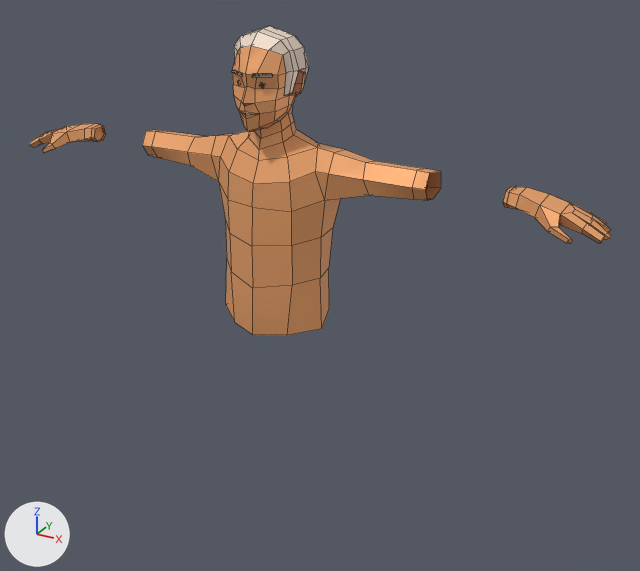
Two versions of the Blender file Assets/_Project/__Avatar_System2.0/Male/1. Blender/Male_Body_Reg-White.blend, one commit apart.
Both versions are drawn from a 50 mm camera at (1.285, -2.071, 2.113) aimed at (0.106, 0.073, 1.041). Arrows for +X, +Y and +Z are at lower left; the lights stay in place. The picture after the commit comes second. Mesh edges are drawn as thin lines.

The first picture shows 'Male_Hair_Reg_White', 'Male_Hands_Body', 'Male_Head_Body', 'Male_Torso_Body'.
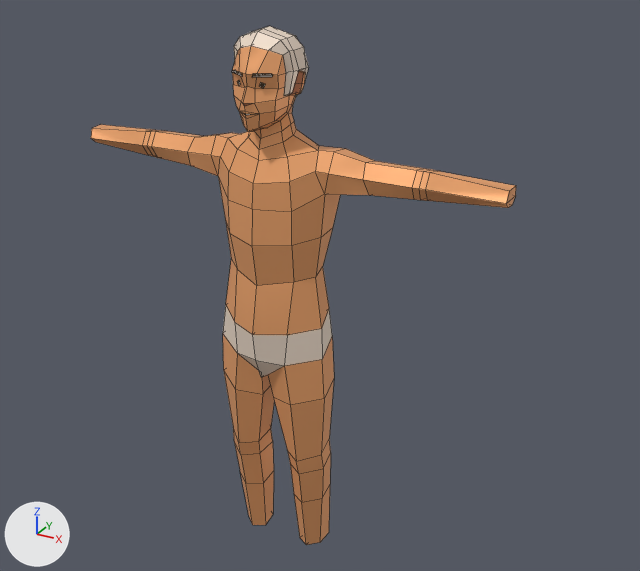
Boxes (x1, y1, x2, y2) around the edits, measured in the pictures (640 x 571 px):
'Male_Torso_Body', reshaped
    before: (91, 125, 516, 335)
    after: (91, 124, 516, 335)
'Male_Legs_Body', shown (brown)
    after: (223, 305, 334, 545)
'Male_Hands_Body', hidden
    before: (30, 124, 611, 243)
part 1 of me_mesh_046, built on
    before: (91, 125, 516, 206)
    after: (91, 124, 516, 208)
part 2 of me_mesh_046, cut back
    both: (189, 131, 371, 335)
part 3 of me_mesh_047, built on (brown)
    after: (234, 323, 331, 545)
part 4 of me_mesh_047, surface changed (brown)
    after: (223, 305, 334, 524)

What changed in the scene script:
```text
Change me_mesh_046:
    used by ob_male_torso_body; location = (0.0, 0.0, 0.0)
    verts and faces of me_mesh_046; kept vertices keep their numbers, new ones are numbered from 63
    before: 6 (0.176, -0.028, 1.35) at pixel (324, 200), 8 (0.175, 0.074, 1.337), 11 (0.189, 0.071, 1.47) at pixel (346, 149), 12 (0.193, -0.005, 1.48) at pixel (334, 152), 13 (0.145, -0.013, 1.489) at pixel (317, 147)
    before: 17 (0.17, -0.031, 0.958) at pixel (321, 328), 19 (0.091, -0.099, 0.946) at pixel (287, 335), 20 (0.0, -0.122, 1.33) at pixel (252, 207), 24 (0.105, 0.067, 1.478) at pixel (318, 143), 30 (0.0, 0.091, 1.221)
    before: 31 (0.0, 0.096, 0.978), 35 (0.145, 0.06, 0.979) at pixel (329, 308), 36 (0.0, -0.141, 0.944) at pixel (252, 334), 43 (0.0, 0.093, 1.098), 44 (0.161, -0.025, 1.113) at pixel (320, 278)
    before: 45 (0.104, -0.088, 1.104) at pixel (292, 285), 46 (0.0, -0.133, 1.089) at pixel (252, 288), 47 (0.14, 0.065, 1.109) at pixel (328, 267)
    remove me_mesh_046.from_pydata(...)  # 63 vertices, 46 faces; spans x 0.0..0.681, y -0.141..0.105, z 0.944..1.517
    add me_mesh_046.from_pydata(...)  # 69 vertices, 61 faces; spans x 0.0..0.681, y -0.141..0.105, z 0.944..1.517
    me_mesh_046 part 1
    7 faces are deleted
    6 vertices are added at (0.45, 0.069, 1.449), (0.449, 0.084, 1.396), (0.439, 0.052, 1.373), (0.446, 0.009, 1.46), (0.445, -0.015, 1.42), (0.442, 0.008, 1.382)
    20 new faces join them
    me_mesh_046 part 2
    add verts[6] = (0.176, -0.028, 1.367)  # moved, pixel (324, 194)
    add verts[8] = (0.175, 0.074, 1.354)  # moved
    add verts[11] = (0.189, 0.071, 1.473)  # moved, pixel (346, 148)
    add verts[12] = (0.193, -0.005, 1.483)  # moved, pixel (334, 151)
    add verts[13] = (0.147, -0.013, 1.482)  # moved, pixel (318, 150)
    add verts[24] = (0.107, 0.067, 1.471)  # moved, pixel (319, 145)
    add verts[20] = (0.0, -0.122, 1.323)  # moved, pixel (252, 209)
    add verts[30] = (0.0, 0.081, 1.221)  # moved
    add verts[43] = (0.0, 0.078, 1.098)  # moved
    add verts[44] = (0.145, -0.025, 1.113)  # moved, pixel (315, 277)
    add verts[45] = (0.097, -0.066, 1.104)  # moved, pixel (293, 282)
    add verts[46] = (0.0, -0.111, 1.089)  # moved, pixel (256, 285)
    add verts[47] = (0.12, 0.065, 1.109)  # moved, pixel (322, 266)
    add faces += [(19, 36, 31, 35), (17, 19, 35)]
Change me_mesh_047:
    used by ob_male_legs_body; location = (0.0, 0.0, 0.0)
    remove me_mesh_047.from_pydata(...)  # 508 vertices, 460 faces; spans x -0.681..0.681, y -0.141..0.115, z 0.131..1.517
    add me_mesh_047.from_pydata(...)  # 46 vertices, 40 faces; spans x 0.0..0.183, y -0.141..0.099, z 0.131..0.979
    me_mesh_047 part 3
    218 vertices are removed from x -0.681..0.681, y -0.136..0.115, z 0.131..1.517
    211 faces are deleted
    6 vertices move from x 0.042..0.171, y -0.037..0.081, z 0.148..0.517 to x 0.057..0.166, y -0.037..0.061, z 0.323..0.517
    10 vertices are added at x 0.0..0.158, y -0.13..0.085, z 0.33..0.978
    21 new faces join them
    me_mesh_047 part 4: 19 kept faces spanning x 0.01..0.183, y -0.104..0.079, z 0.131..0.979 get new texture (UV) coordinates
    other edits to the shape of me_mesh_047 do not show in these pictures
Change ob_male_hands_body:
    add ob_male_hands_body.hide_set(True)
Change ob_male_legs_body:
    remove ob_male_legs_body.hide_set(True)
    add _m = ob_male_legs_body.modifiers.new('Mirror', 'MIRROR')
    add _m.use_clip = True
```
